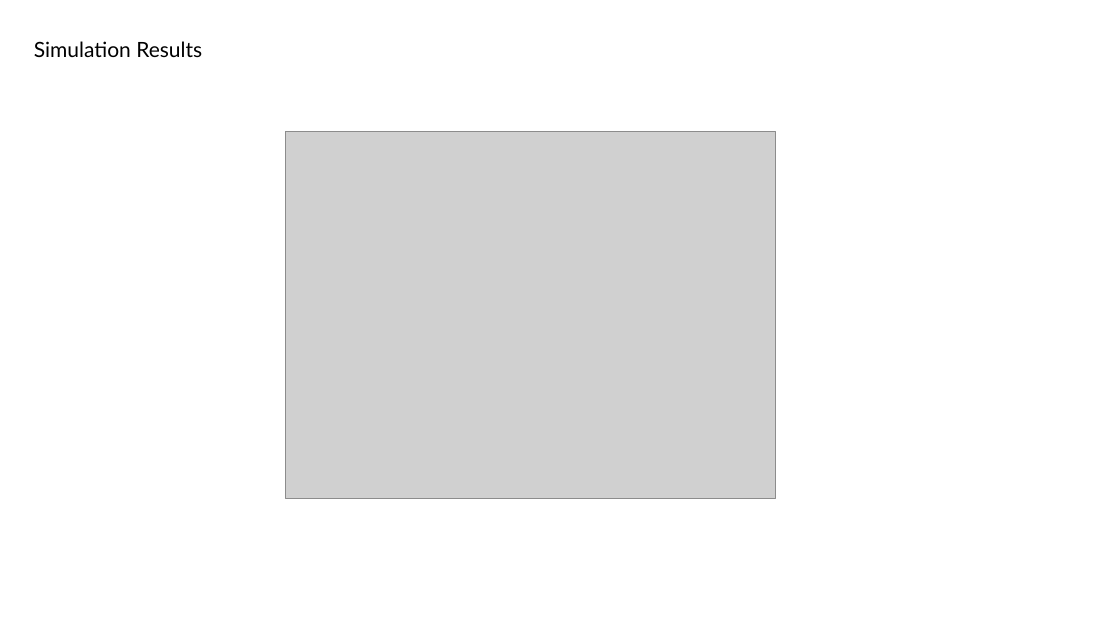
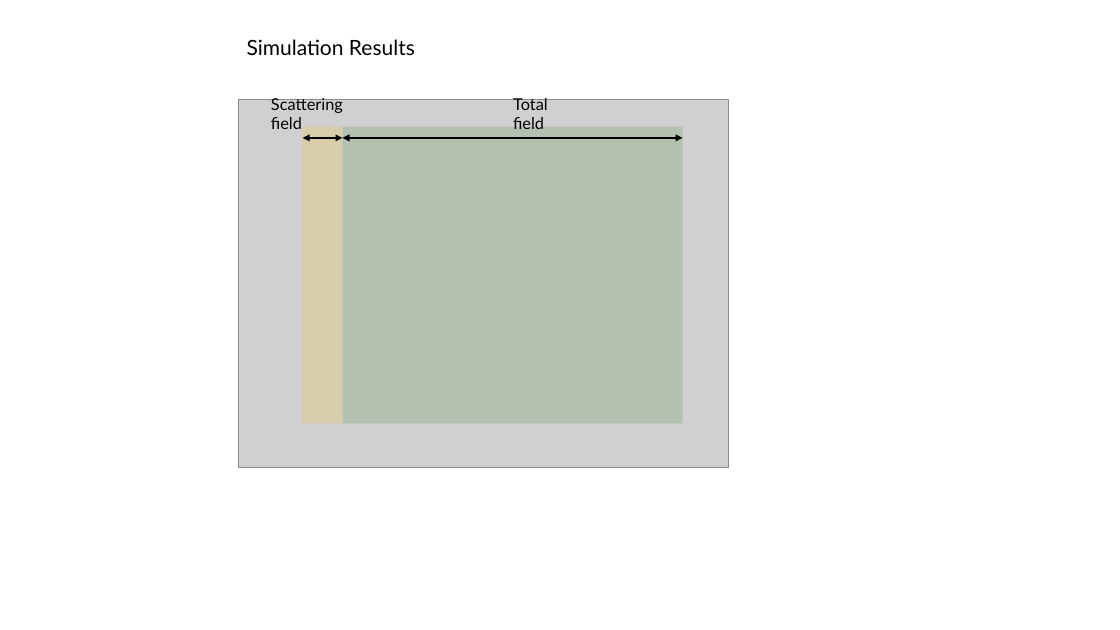
Before and after one commit to USTC-star/computer_share, a slide deck: slide 9 of 1D full wave simulation in magnetic plasma.pptx (slide 10 before the commit). Drawn at 1120x630 pixels with LibreOffice and Linux fonts; fonts in the diff are those of the drawing; grey boxes stand for pictures. Boxes give left, top, right and bottom in pixels: in the first picture for what was removed or moved away, otherwise in the second. Text is boxed around its words. In the diff, an @@ line names an element or a change of style, - is before the commit and + after.

```diff
--- a/1D full wave simulation in magnetic plasma.pptx
+++ b/1D full wave simulation in magnetic plasma.pptx
@@ text "Simulation Results": place and size @@
-text "Simulation Results" at <box>34,41,202,57</box>
+text "Simulation Results" at <box>247,39,415,55</box>
@@ picture: place and size @@
-picture at <box>286,131,776,499</box>
+picture at <box>239,100,728,468</box>
@@ group added at <box>271,96,683,423</box>: 2 rectangles, 2 double arrows, 2 texts @@
+Scattering field
+Total field
```
Also in this commit, not shown: 7 other slides changed, 3 slides added.
